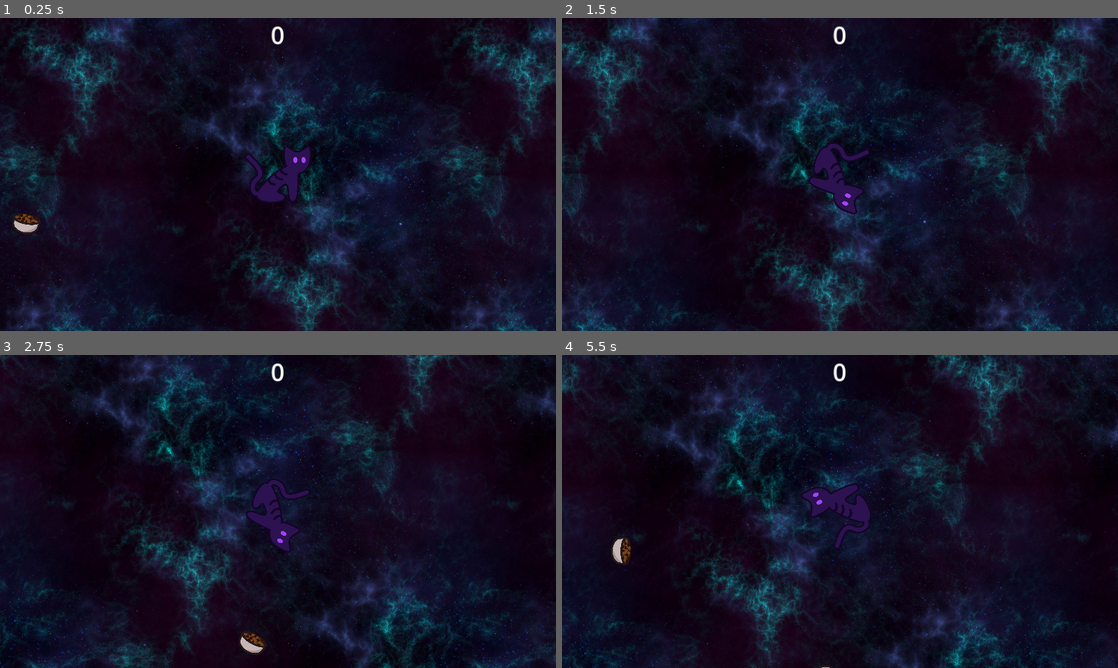
Above: before the commit, frames 1-4 (two rows, left to right).
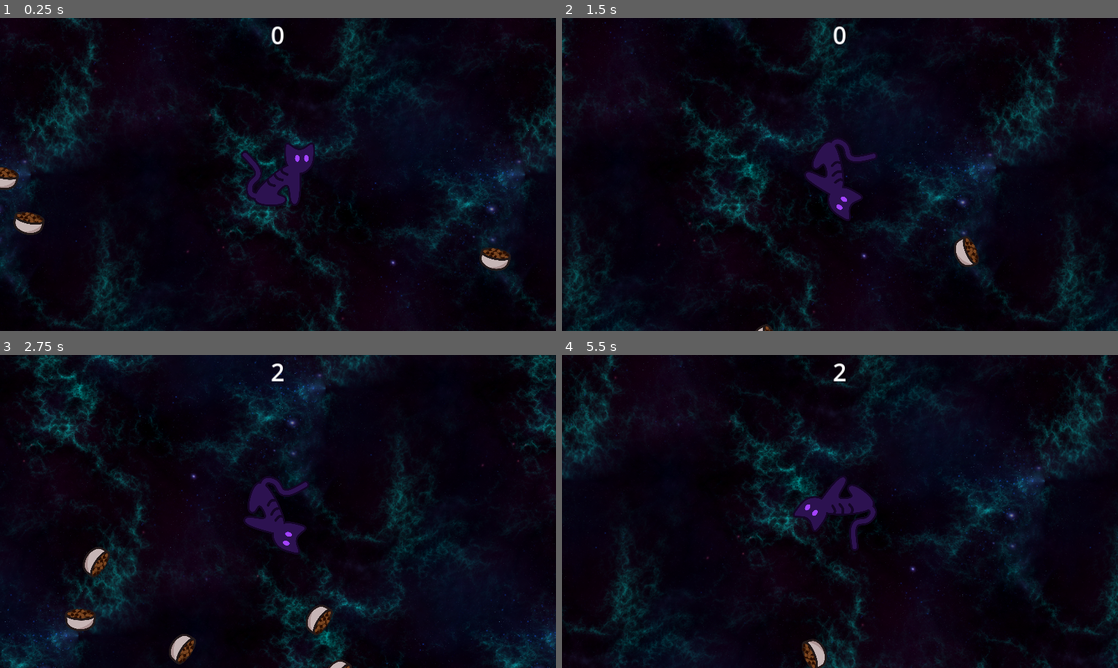
Above: after the commit, the same moments.

Repository: endercat126/cat-cereal-2
Game: Godot game, scene res://levels/space_1.tscn
The game is run twice, just before and just after one commit, with the same random seed, the same clock (stepped at 60 frames per second) and the same inputs. Before the commit the project starts from res://World.tscn.
Inputs:
- Up to frame 1 (0.25 s): no input
- Up to frame 2 (1.5 s): hold D (move_right) 0.53-1.28 s; hold S (move_down) from 1.28 s (still down)
- Up to frame 3 (2.75 s): release S (move_down) at 2.03 s; hold D (move_right) from 2.03 s (still down)
- Up to frame 4 (5.5 s): release D (move_right) at 2.78 s; hold W (move_up) 2.78-3.53 s; hold A (move_left) 3.53-5.03 s; hold S (move_down) from 5.03 s (still down)

The runs differ from the first frame. In frame 1, 31% of the frame differs, in the area x 0-100%, y 0-100%; in frame 2, 29%; in frame 3, 28%; in frame 4, 32%.

Commit message:
refactor and some spawning tweaks

Diff:
--- a/FoodSpawner.gd
+++ /dev/null
@@ -1,31 +0,0 @@
-extends Node2D
-
-@export var food_types : Array[PackedScene]
-
-@export var max_spawn_radius := 1200.0 # idk lol just a big number
-@export var min_spawn_radius := 300.0 # nope youll have to move for it lazy kitty :/
-
-@export var max_respawn_time := 0.3 # quick
-@export var min_respawn_time := 2.0 # slow as fuck
-
-# hehe
-func _process(delta: float) -> void:
-	if $FoodTimer.is_stopped():
-		var respawn_time := randf_range(min_respawn_time, max_respawn_time)
-		$FoodTimer.wait_time = respawn_time
-
-		$FoodTimer.start() # if its stopped, fucking restart it
-		spawn_food()
-
-func spawn_food() -> void:
-
-	var spawn_angle = randf_range(0.0, PI * 2.0) # circle or something idk
-	var spawn_distance = randf_range(min_spawn_radius, max_spawn_radius) # nope not that CLOSE
-
-	# AAAAAAAA SCARY MATHS
-	var spawn_position = get_node("../Player").position + Vector2(cos(spawn_angle), sin(spawn_angle)) * spawn_distance
-
-	var chosen_food = randi_range(0, len(food_types) - 1)
-	var food = food_types[chosen_food].instantiate()
-	food.position = spawn_position
-	add_child(food) # child is food
--- a/Nodes/cat_cereal.tscn
+++ /dev/null
@@ -1,79 +0,0 @@
-[gd_scene load_steps=8 format=3 uid="uid://dlq8cqorpijhg"]
-
-[ext_resource type="Texture2D" uid="uid://brxub0tns2c4o" path="res://cereal.png" id="1_clg50"]
-[ext_resource type="Script" path="res://Food.gd" id="1_cmd58"]
-
-[sub_resource type="CircleShape2D" id="CircleShape2D_xjxde"]
-radius = 30.3645
-
-[sub_resource type="Animation" id="Animation_x7yyb"]
-length = 0.001
-tracks/0/type = "value"
-tracks/0/imported = false
-tracks/0/enabled = true
-tracks/0/path = NodePath("Sprite2D:rotation")
-tracks/0/interp = 1
-tracks/0/loop_wrap = true
-tracks/0/keys = {
-"times": PackedFloat32Array(0),
-"transitions": PackedFloat32Array(1),
-"update": 0,
-"values": [0.0]
-}
-
-[sub_resource type="Animation" id="Animation_fdx68"]
-resource_name = "rotate"
-length = 8.0
-loop_mode = 1
-tracks/0/type = "value"
-tracks/0/imported = false
-tracks/0/enabled = true
-tracks/0/path = NodePath("Sprite2D:rotation")
-tracks/0/interp = 1
-tracks/0/loop_wrap = true
-tracks/0/keys = {
-"times": PackedFloat32Array(0, 2, 4, 6, 8),
-"transitions": PackedFloat32Array(1, 1, 1, 1, 1),
-"update": 0,
-"values": [0.0, 1.5708, 3.14159, 4.71239, 6.28319]
-}
-
-[sub_resource type="Animation" id="Animation_jbkgb"]
-resource_name = "spin"
-length = 2.0
-loop_mode = 1
-tracks/0/type = "value"
-tracks/0/imported = false
-tracks/0/enabled = true
-tracks/0/path = NodePath("Sprite2D:rotation")
-tracks/0/interp = 1
-tracks/0/loop_wrap = true
-tracks/0/keys = {
-"times": PackedFloat32Array(0, 0.5, 1, 1.5, 2),
-"transitions": PackedFloat32Array(1, 1, 1, 1, 1),
-"update": 0,
-"values": [0.0, 1.5708, 3.14159, 4.71239, 6.28319]
-}
-
-[sub_resource type="AnimationLibrary" id="AnimationLibrary_fymsf"]
-_data = {
-"RESET": SubResource("Animation_x7yyb"),
-"rotate": SubResource("Animation_fdx68"),
-"spin": SubResource("Animation_jbkgb")
-}
-
-[node name="CatCereal" type="Area2D" groups=["Food"]]
-script = ExtResource("1_cmd58")
-
-[node name="Sprite2D" type="Sprite2D" parent="."]
-scale = Vector2(0.25, 0.25)
-texture = ExtResource("1_clg50")
-
-[node name="CollisionShape2D" type="CollisionShape2D" parent="."]
-shape = SubResource("CircleShape2D_xjxde")
-
-[node name="AnimationPlayer" type="AnimationPlayer" parent="."]
-autoplay = "rotate"
-libraries = {
-"": SubResource("AnimationLibrary_fymsf")
-}
--- a/Nodes/player.tscn
+++ /dev/null
@@ -1,36 +0,0 @@
-[gd_scene load_steps=6 format=3 uid="uid://dl5iipyl0jqka"]
-
-[ext_resource type="Script" path="res://Player.gd" id="1_u15nn"]
-[ext_resource type="Texture2D" uid="uid://d3sci6fghfb4t" path="res://cat.png" id="2_4qgje"]
-[ext_resource type="Texture2D" uid="uid://c3lxr05nvfs7s" path="res://cat_eyes.png" id="3_m1qgo"]
-
-[sub_resource type="CircleShape2D" id="CircleShape2D_1c122"]
-radius = 64.0
-
-[sub_resource type="CircleShape2D" id="CircleShape2D_xqryt"]
-radius = 156.518
-
-[node name="Player" type="CharacterBody2D"]
-script = ExtResource("1_u15nn")
-
-[node name="Sprite2D" type="Sprite2D" parent="."]
-scale = Vector2(0.3, 0.3)
-texture = ExtResource("2_4qgje")
-
-[node name="Eyes" type="PointLight2D" parent="."]
-scale = Vector2(0.3, 0.3)
-shadow_enabled = true
-texture = ExtResource("3_m1qgo")
-
-[node name="Camera2D" type="Camera2D" parent="."]
-zoom = Vector2(0.9, 0.9)
-
-[node name="CollisionShape2D" type="CollisionShape2D" parent="."]
-shape = SubResource("CircleShape2D_1c122")
-
-[node name="FoodRadius" type="Area2D" parent="."]
-
-[node name="CollisionShape2D" type="CollisionShape2D" parent="FoodRadius"]
-shape = SubResource("CircleShape2D_xqryt")
-
-[connection signal="area_entered" from="FoodRadius" to="." method="_on_food_nearby"]
--- a/Player.gd
+++ /dev/null
@@ -1,58 +0,0 @@
-extends CharacterBody2D
-
-#  ,-.       _,---._ __  / \
-# /  )    .-'       `./ /   \
-#(  (   ,'            `/    /|
-# \  `-"             \'\   / |
-#  `.              ,  \ \ /  |
-#   /`.          ,'-`----Y   |
-#  (            ;        |   '
-#  |  ,-.    ,-'         |  /
-#  |  | (   |        hjw | /
-#  )  |  \  `.___________|/
-#  `--'   `--'
-
-
-@export var speed := 400.0
-
-#probably not accurate idk im not physics
-@export var acceleration := 0.01
-
-@export var magnetic := 0.05 # omg cats are magnetic?!?!?!?!?!?
-
-var foods = []
-
-
-func _physics_process(delta) -> void:
-	#this does something
-	var direction := Vector2(Input.get_axis("move_left", "move_right"), Input.get_axis("move_up", "move_down"))
-
-	#is smooth
-	velocity = lerp(velocity, direction.normalized() * speed, acceleration)
-
-	look_at(position + velocity.rotated(deg_to_rad(90)))
-
-	if len(foods) > 0:
-		for food in foods:
-			food.position = lerp(food.position, position, magnetic)
-
-			print(food.position - position)
-
-			if self in food.get_overlapping_bodies():
-				print("Ate")
-
-				Global.food_eaten += food.food_value
-				foods.erase(food)
-
-				food.queue_free()
-
-	# MOVE
-	move_and_slide()
-
-
-
-
-func _on_food_nearby(area):
-	if area.is_in_group("Food"):
-		foods.append(area)
-		print("Food Nearby")
--- a/World.tscn
+++ /dev/null
@@ -1,66 +0,0 @@
-[gd_scene load_steps=7 format=3 uid="uid://ejc0bhvlemmf"]
-
-[ext_resource type="Texture2D" uid="uid://db6kbbin2ov8i" path="res://Backgrounds/Blue Nebula/Blue Nebula 2 - 1024x1024.png" id="1_cr4lv"]
-[ext_resource type="PackedScene" uid="uid://dl5iipyl0jqka" path="res://Nodes/player.tscn" id="2_360ri"]
-[ext_resource type="PackedScene" uid="uid://dlq8cqorpijhg" path="res://Nodes/cat_cereal.tscn" id="3_00te1"]
-[ext_resource type="Script" path="res://FoodSpawner.gd" id="3_3vq1m"]
-[ext_resource type="Script" path="res://Label.gd" id="4_s6bbj"]
-
-[sub_resource type="Environment" id="Environment_6wldj"]
-background_mode = 3
-glow_enabled = true
-
-[node name="Node2D" type="Node2D"]
-
-[node name="ParallaxBackground" type="ParallaxBackground" parent="."]
-
-[node name="ParallaxLayer" type="ParallaxLayer" parent="ParallaxBackground"]
-z_index = -100
-motion_mirroring = Vector2(1024, 1024)
-
-[node name="Sprite2D" type="Sprite2D" parent="ParallaxBackground/ParallaxLayer"]
-texture_repeat = 2
-texture = ExtResource("1_cr4lv")
-centered = false
-offset = Vector2(-2048, -2048)
-region_enabled = true
-region_rect = Rect2(0, 0, 4096, 4096)
-
-[node name="Player" parent="." instance=ExtResource("2_360ri")]
-
-[node name="Food" type="Node2D" parent="."]
-script = ExtResource("3_3vq1m")
-food_types = Array[PackedScene]([ExtResource("3_00te1")])
-
-[node name="FoodTimer" type="Timer" parent="Food"]
-wait_time = 0.01
-one_shot = true
-autostart = true
-
-[node name="WorldEnvironment" type="WorldEnvironment" parent="."]
-environment = SubResource("Environment_6wldj")
-
-[node name="CanvasLayer" type="CanvasLayer" parent="."]
-
-[node name="Control" type="Control" parent="CanvasLayer"]
-layout_mode = 3
-anchors_preset = 15
-anchor_right = 1.0
-anchor_bottom = 1.0
-grow_horizontal = 2
-grow_vertical = 2
-
-[node name="Label" type="Label" parent="CanvasLayer/Control"]
-layout_mode = 1
-anchors_preset = 5
-anchor_left = 0.5
-anchor_right = 0.5
-offset_left = -20.0
-offset_right = 20.0
-offset_bottom = 23.0
-grow_horizontal = 2
-theme_override_font_sizes/font_size = 50
-text = "100"
-horizontal_alignment = 1
-vertical_alignment = 1
-script = ExtResource("4_s6bbj")
--- /dev/null
+++ b/levels/space_1.tscn
@@ -0,0 +1,65 @@
+[gd_scene load_steps=7 format=3 uid="uid://ejc0bhvlemmf"]
+
+[ext_resource type="Texture2D" uid="uid://dkjum8dvakw8c" path="res://sprites/backgrounds/blue_nebula/blue_nebula_3.png" id="1_6ulxu"]
+[ext_resource type="PackedScene" uid="uid://dl5iipyl0jqka" path="res://objects/player.tscn" id="2_16lem"]
+[ext_resource type="Script" path="res://scripts/food_spawner.gd" id="3_bwleh"]
+[ext_resource type="PackedScene" uid="uid://dlq8cqorpijhg" path="res://objects/cat_cereal.tscn" id="4_qxw1v"]
+[ext_resource type="Script" path="res://score_label.gd" id="5_xo3rl"]
+
+[sub_resource type="Environment" id="Environment_6wldj"]
+background_mode = 3
+glow_enabled = true
+
+[node name="Node2D" type="Node2D"]
+
+[node name="ParallaxBackground" type="ParallaxBackground" parent="."]
+
+[node name="ParallaxLayer" type="ParallaxLayer" parent="ParallaxBackground"]
+z_index = -100
+motion_mirroring = Vector2(1024, 1024)
+
+[node name="Sprite2D" type="Sprite2D" parent="ParallaxBackground/ParallaxLayer"]
+texture_repeat = 2
+texture = ExtResource("1_6ulxu")
+centered = false
+offset = Vector2(-2048, -2048)
+region_enabled = true
+region_rect = Rect2(0, 0, 4096, 4096)
+
+[node name="Player" parent="." instance=ExtResource("2_16lem")]
+
+[node name="Food" type="Node2D" parent="."]
+script = ExtResource("3_bwleh")
+food_types = Array[PackedScene]([ExtResource("4_qxw1v")])
+
+[node name="FoodTimer" type="Timer" parent="Food"]
+one_shot = true
+autostart = true
+
+[node name="WorldEnvironment" type="WorldEnvironment" parent="."]
+environment = SubResource("Environment_6wldj")
+
+[node name="CanvasLayer" type="CanvasLayer" parent="."]
+
+[node name="Control" type="Control" parent="CanvasLayer"]
+layout_mode = 3
+anchors_preset = 15
+anchor_right = 1.0
+anchor_bottom = 1.0
+grow_horizontal = 2
+grow_vertical = 2
+
+[node name="Label" type="Label" parent="CanvasLayer/Control"]
+layout_mode = 1
+anchors_preset = 5
+anchor_left = 0.5
+anchor_right = 0.5
+offset_left = -20.0
+offset_right = 20.0
+offset_bottom = 23.0
+grow_horizontal = 2
+theme_override_font_sizes/font_size = 50
+text = "100"
+horizontal_alignment = 1
+vertical_alignment = 1
+script = ExtResource("5_xo3rl")
--- /dev/null
+++ b/objects/cat_cereal.tscn
@@ -0,0 +1,79 @@
+[gd_scene load_steps=8 format=3 uid="uid://dlq8cqorpijhg"]
+
+[ext_resource type="Texture2D" uid="uid://brxub0tns2c4o" path="res://sprites/food/cereal.png" id="1_clg50"]
+[ext_resource type="Script" path="res://scripts/food.gd" id="1_cmd58"]
+
+[sub_resource type="CircleShape2D" id="CircleShape2D_xjxde"]
+radius = 30.3645
+
+[sub_resource type="Animation" id="Animation_x7yyb"]
+length = 0.001
+tracks/0/type = "value"
+tracks/0/imported = false
+tracks/0/enabled = true
+tracks/0/path = NodePath("Sprite2D:rotation")
+tracks/0/interp = 1
+tracks/0/loop_wrap = true
+tracks/0/keys = {
+"times": PackedFloat32Array(0),
+"transitions": PackedFloat32Array(1),
+"update": 0,
+"values": [0.0]
+}
+
+[sub_resource type="Animation" id="Animation_fdx68"]
+resource_name = "rotate"
+length = 8.0
+loop_mode = 1
+tracks/0/type = "value"
+tracks/0/imported = false
+tracks/0/enabled = true
+tracks/0/path = NodePath("Sprite2D:rotation")
+tracks/0/interp = 1
+tracks/0/loop_wrap = true
+tracks/0/keys = {
+"times": PackedFloat32Array(0, 2, 4, 6, 8),
+"transitions": PackedFloat32Array(1, 1, 1, 1, 1),
+"update": 0,
+"values": [0.0, 1.5708, 3.14159, 4.71239, 6.28319]
+}
+
+[sub_resource type="Animation" id="Animation_jbkgb"]
+resource_name = "spin"
+length = 2.0
+loop_mode = 1
+tracks/0/type = "value"
+tracks/0/imported = false
+tracks/0/enabled = true
+tracks/0/path = NodePath("Sprite2D:rotation")
+tracks/0/interp = 1
+tracks/0/loop_wrap = true
+tracks/0/keys = {
+"times": PackedFloat32Array(0, 0.5, 1, 1.5, 2),
+"transitions": PackedFloat32Array(1, 1, 1, 1, 1),
+"update": 0,
+"values": [0.0, 1.5708, 3.14159, 4.71239, 6.28319]
+}
+
+[sub_resource type="AnimationLibrary" id="AnimationLibrary_fymsf"]
+_data = {
+"RESET": SubResource("Animation_x7yyb"),
+"rotate": SubResource("Animation_fdx68"),
+"spin": SubResource("Animation_jbkgb")
+}
+
+[node name="CatCereal" type="Area2D" groups=["Food"]]
+script = ExtResource("1_cmd58")
+
+[node name="Sprite2D" type="Sprite2D" parent="."]
+scale = Vector2(0.25, 0.25)
+texture = ExtResource("1_clg50")
+
+[node name="CollisionShape2D" type="CollisionShape2D" parent="."]
+shape = SubResource("CircleShape2D_xjxde")
+
+[node name="AnimationPlayer" type="AnimationPlayer" parent="."]
+autoplay = "rotate"
+libraries = {
+"": SubResource("AnimationLibrary_fymsf")
+}
--- /dev/null
+++ b/objects/player.tscn
@@ -0,0 +1,35 @@
+[gd_scene load_steps=6 format=3 uid="uid://dl5iipyl0jqka"]
+
+[ext_resource type="Script" path="res://scripts/player.gd" id="1_em0eb"]
+[ext_resource type="Texture2D" uid="uid://d3sci6fghfb4t" path="res://sprites/player/cat.png" id="2_bq4xr"]
+[ext_resource type="Texture2D" uid="uid://c3lxr05nvfs7s" path="res://sprites/player/cat_eyes.png" id="3_ruv5d"]
+
+[sub_resource type="CircleShape2D" id="CircleShape2D_1c122"]
+radius = 64.0
+
+[sub_resource type="CircleShape2D" id="CircleShape2D_xqryt"]
+radius = 156.518
+
+[node name="Player" type="CharacterBody2D"]
+script = ExtResource("1_em0eb")
+
+[node name="Sprite2D" type="Sprite2D" parent="."]
+scale = Vector2(0.3, 0.3)
+texture = ExtResource("2_bq4xr")
+
+[node name="Eyes" type="PointLight2D" parent="."]
+scale = Vector2(0.3, 0.3)
+shadow_enabled = true
+texture = ExtResource("3_ruv5d")
+
+[node name="Camera2D" type="Camera2D" parent="."]
+
+[node name="CollisionShape2D" type="CollisionShape2D" parent="."]
+shape = SubResource("CircleShape2D_1c122")
+
+[node name="FoodRadius" type="Area2D" parent="."]
+
+[node name="CollisionShape2D" type="CollisionShape2D" parent="FoodRadius"]
+shape = SubResource("CircleShape2D_xqryt")
+
+[connection signal="area_entered" from="FoodRadius" to="." method="_on_food_nearby"]
--- a/project.godot
+++ b/project.godot
@@ -11,13 +11,13 @@
 [application]
 
 config/name="Cat Cereal 2"
-run/main_scene="res://World.tscn"
+run/main_scene="res://levels/space_1.tscn"
 config/features=PackedStringArray("4.0", "Forward Plus")
-config/icon="res://icon.svg"
+config/icon="res://sprites/godot.svg"
 
 [autoload]
 
-Global="*res://global.gd"
+Global="*res://scripts/global.gd"
 
 [display]
 
--- /dev/null
+++ b/scripts/food_spawner.gd
@@ -0,0 +1,54 @@
+extends Node2D
+
+@export var food_types : Array[PackedScene]
+
+@export var max_spawn_radius := 1000.0 # idk lol just a big number
+@export var min_spawn_radius := 300.0 # nope youll have to move for it lazy kitty :/
+
+@export var max_respawn_time := 0.8 # slow as fuck
+@export var min_respawn_time := 0.3 # quick
+
+@export var max_food_on_screen := 25 # dont sit there
+@export var food_despawn_dist := 1000.0 # it'll go bad if you run away from it!
+
+@export var initial_foods := 10
+
+@onready var player: CharacterBody2D = get_node("../Player") # found you 🔪
+
+
+func _ready() -> void:
+	for i in range(initial_foods):
+		spawn_food()
+
+# hehe
+func _process(delta: float) -> void:
+	if $FoodTimer.is_stopped():
+		var respawn_time := randf_range(min_respawn_time, max_respawn_time)
+		$FoodTimer.wait_time = respawn_time
+
+		$FoodTimer.start() # if its stopped, fucking restart it
+
+		if get_child_count() < (max_food_on_screen + 1):
+			spawn_food()
+		else:
+			print("Too many food...")
+
+	for child in get_children():
+		if child.is_in_group("Food"):
+			var food_dist = child.position.distance_to(player.position)
+			if food_dist > food_despawn_dist:
+				print("Food too far away (" + str(food_dist) + "), Despawning...")
+				child.queue_free()
+
+func spawn_food() -> void:
+
+	var spawn_angle = randf_range(0.0, PI * 2.0) # circle or something idk
+	var spawn_distance = randf_range(min_spawn_radius, max_spawn_radius) # nope not that CLOSE
+
+	# AAAAAAAA SCARY MATHS
+	var spawn_position = player.position + Vector2(cos(spawn_angle), sin(spawn_angle)) * spawn_distance
+
+	var chosen_food = randi_range(0, len(food_types) - 1)
+	var food = food_types[chosen_food].instantiate()
+	food.position = spawn_position
+	add_child(food) # child is food
--- /dev/null
+++ b/scripts/player.gd
@@ -0,0 +1,55 @@
+extends CharacterBody2D
+
+#  ,-.       _,---._ __  / \
+# /  )    .-'       `./ /   \
+#(  (   ,'            `/    /|
+# \  `-"             \'\   / |
+#  `.              ,  \ \ /  |
+#   /`.          ,'-`----Y   |
+#  (            ;        |   '
+#  |  ,-.    ,-'         |  /
+#  |  | (   |        hjw | /
+#  )  |  \  `.___________|/
+#  `--'   `--'
+
+
+@export var speed := 400.0
+
+#probably not accurate idk im not physics
+@export var acceleration := 0.03
+
+@export var magnetism := 0.05 # how powerfully the magnetic cat yoinks its meal
+
+var foods = []
+
+
+func _physics_process(delta) -> void:
+	#this does something
+	var direction := Vector2(Input.get_axis("move_left", "move_right"), Input.get_axis("move_up", "move_down"))
+
+	#is smooth
+	velocity = lerp(velocity, direction.normalized() * speed, acceleration)
+
+	if direction:
+		look_at(position + velocity.rotated(deg_to_rad(90)))
+
+	if len(foods) > 0:
+		for food in foods:
+			food.position = lerp(food.position, position, magnetism)
+
+			if self in food.get_overlapping_bodies():
+				print("Ate")
+
+				Global.food_eaten += food.food_value
+				foods.erase(food)
+
+				food.queue_free()
+
+	# MOVE
+	move_and_slide()
+
+
+func _on_food_nearby(area):
+	if area.is_in_group("Food"):
+		foods.append(area)
+		print("Food Nearby")
Not shown, removed: Backgrounds/Blue Nebula/Blue Nebula 1 - 1024x1024.png.import
Not shown, removed: Backgrounds/Blue Nebula/Blue Nebula 2 - 1024x1024.png.import
Not shown, removed: Backgrounds/Blue Nebula/Blue Nebula 3 - 1024x1024.png.import
Not shown, removed: Backgrounds/Blue Nebula/Blue Nebula 4 - 1024x1024.png.import
Not shown, removed: Backgrounds/Blue Nebula/Blue Nebula 5 - 1024x1024.png.import
Not shown, removed: Backgrounds/Blue Nebula/Blue Nebula 6 - 1024x1024.png.import
Not shown, removed: Backgrounds/Blue Nebula/Blue Nebula 7 - 1024x1024.png.import
Not shown, removed: Backgrounds/Blue Nebula/Blue Nebula 8 - 1024x1024.png.import
Not shown, removed: Backgrounds/Green Nebula/Green Nebula 1 - 1024x1024.png.import
Not shown, removed: Backgrounds/Green Nebula/Green Nebula 2 - 1024x1024.png.import
Not shown, removed: Backgrounds/Green Nebula/Green Nebula 3 - 1024x1024.png.import
Not shown, removed: Backgrounds/Green Nebula/Green Nebula 4 - 1024x1024.png.import
(and 105 more such lines)
